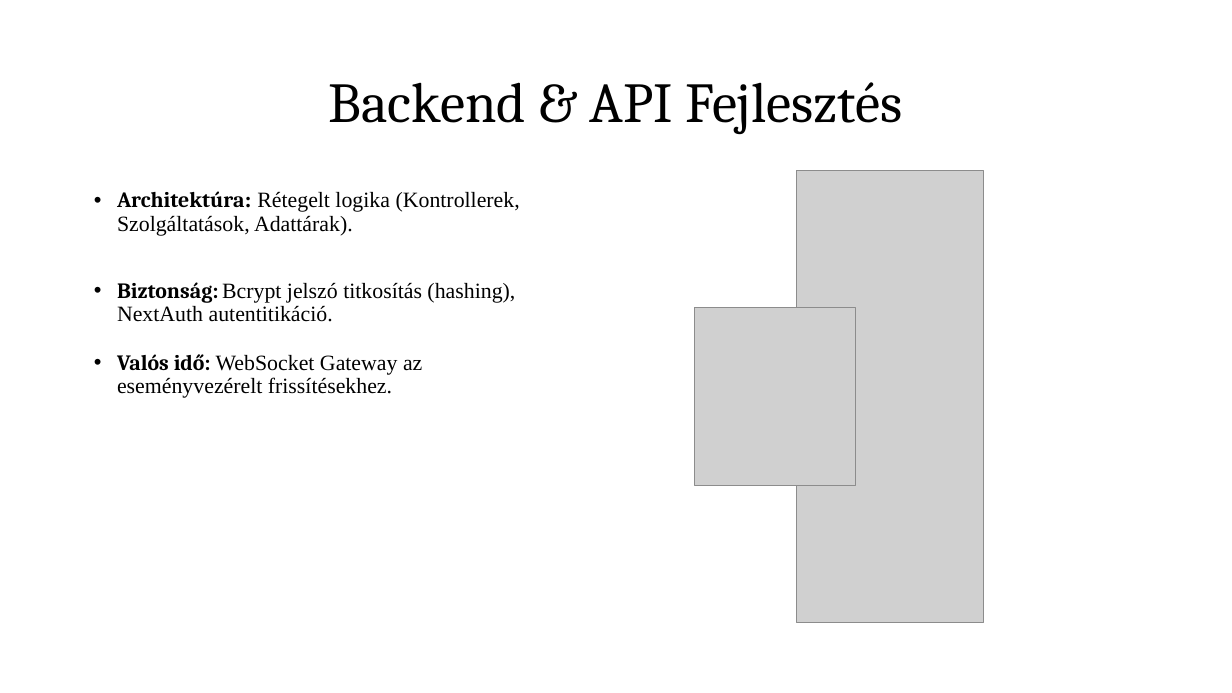
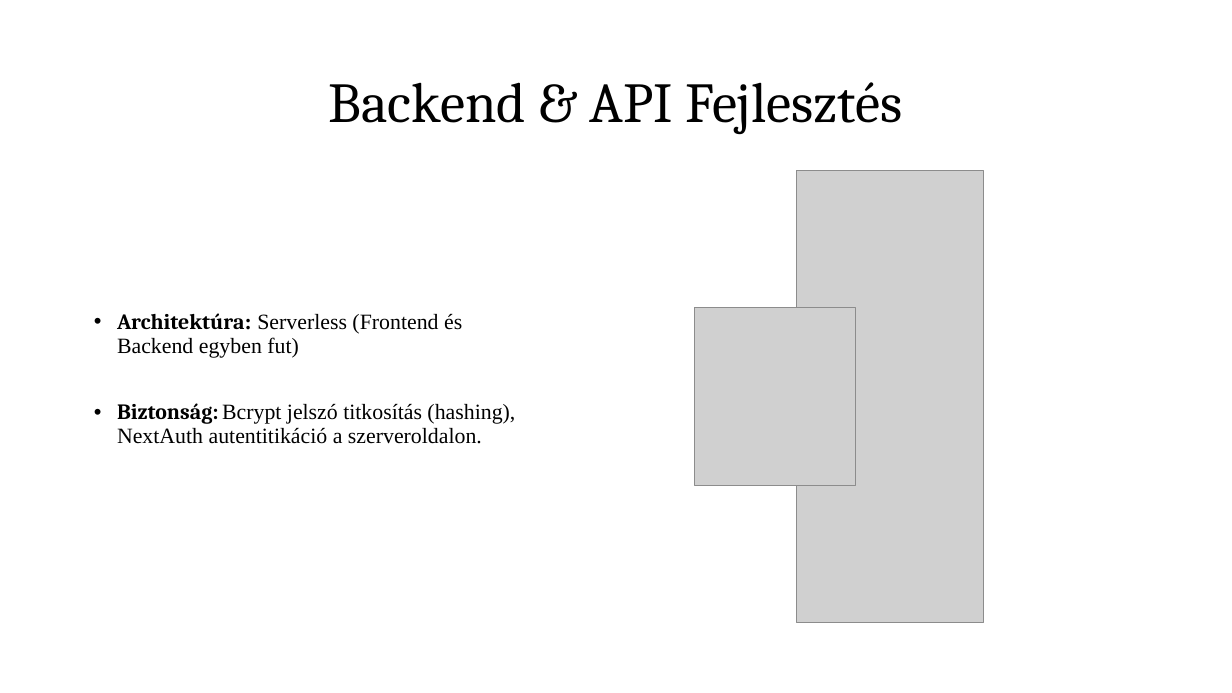
Before and after one commit to tomex1337/13_S1_6_vizsgaremek, a slide deck: slide 6 of docs/Prezentáció/Corelytics presentation.pptx. Drawn at 1232x693 pixels with LibreOffice and Linux fonts; fonts in the diff are those of the drawing; grey boxes stand for pictures. Boxes give left, top, right and bottom in pixels: in the first picture for what was removed or moved away, otherwise in the second. Text is boxed around its words. In the diff, an @@ line names an element or a change of style, - is before the commit and + after.

```diff
--- a/docs/Prezentáció/Corelytics presentation.pptx
+++ b/docs/Prezentáció/Corelytics presentation.pptx
@@ text "Architektúra: Serverless (Frontend és Backend ..." at <box>117,313,515,444</box>: vertical alignment top to middle @@
@@ text at <box>117,313,515,444</box>: text changed @@
-• Architektúra: Rétegelt logika (Kontrollerek, Szolgáltatások, Adattárak).
-• Biztonság: Bcrypt jelszó titkosítás (hashing), NextAuth autentitikáció.
-• Valós idő: WebSocket Gateway az eseményvezérelt frissítésekhez.
+• Architektúra: Serverless (Frontend és Backend egyben fut)
+• Biztonság: Bcrypt jelszó titkosítás (hashing), NextAuth autentitikáció a szerveroldalon.
```
Also in this commit, not shown: 4 other slides changed.
